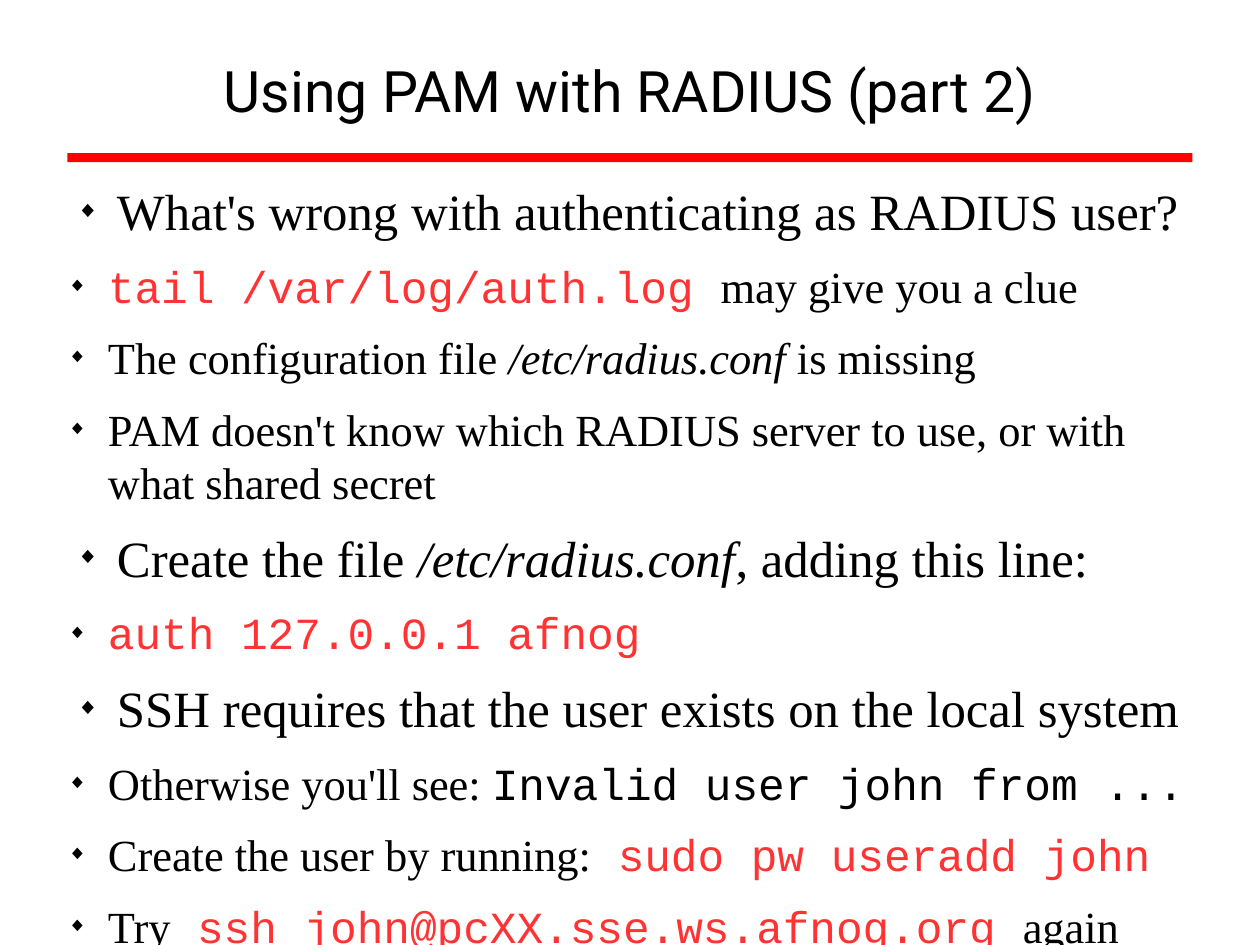
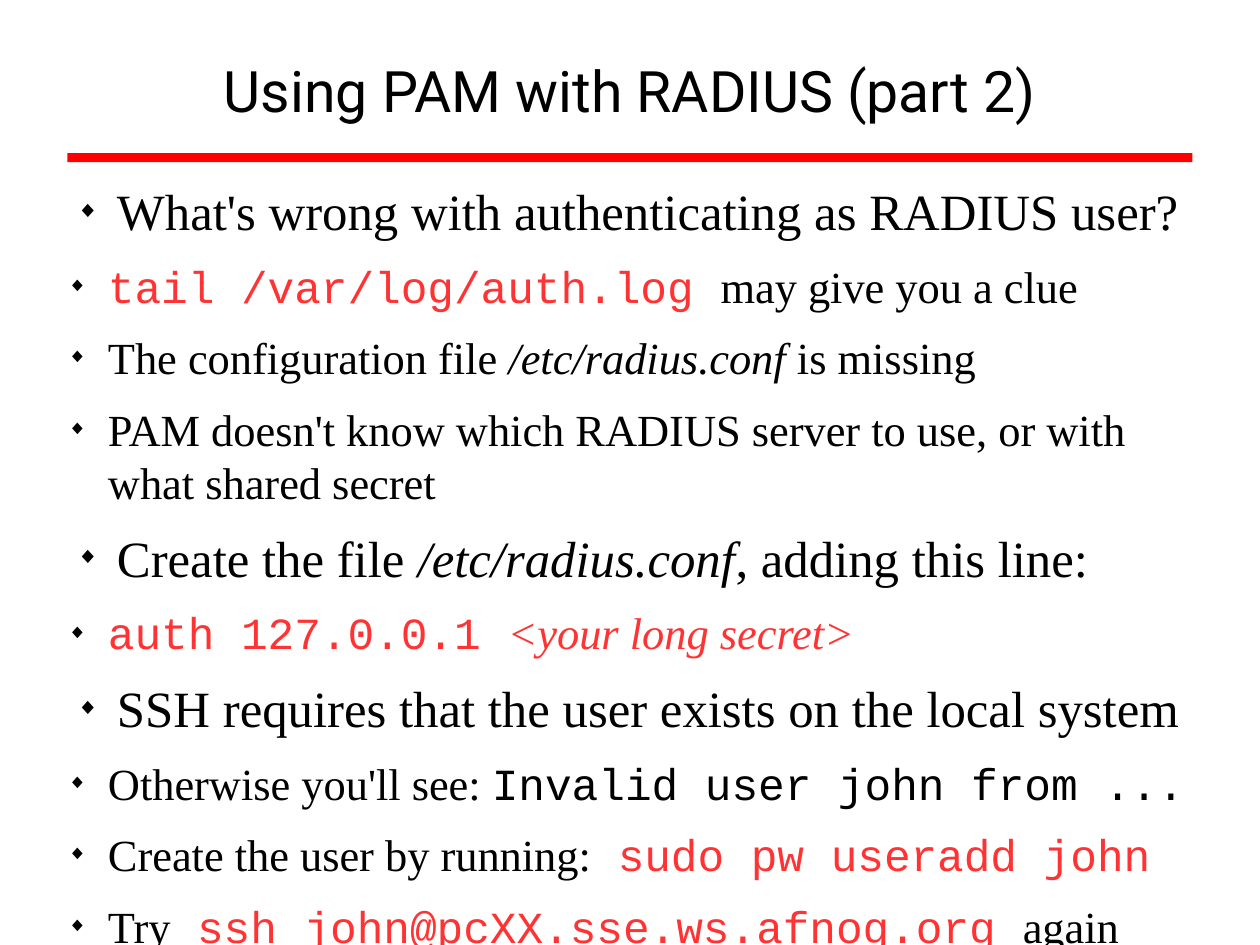
Before and after one commit to afnog/sse, a slide deck: slide 48 of radius/radius_presentation.odp. Drawn at 1260x945 pixels with LibreOffice and Linux fonts; fonts in the diff are those of the drawing; background and template pictures are left out. Boxes give left, top, right and bottom in pixels: in the first picture for what was removed or moved away, otherwise in the second. Text is boxed around its words. In the diff, an @@ line names an element or a change of style, - is before the commit and + after.

Commit message:
/ ‘radius/radius_presentation.odp’

```diff
--- a/radius/radius_presentation.odp
+++ b/radius/radius_presentation.odp
@@ text at box(108, 618, 854, 658): text changed; font Courier New to Times New Roman; italic on @@
-  ◆ auth 127.0.0.1 afnog
+  ◆ auth 127.0.0.1 <your long secret>
```
